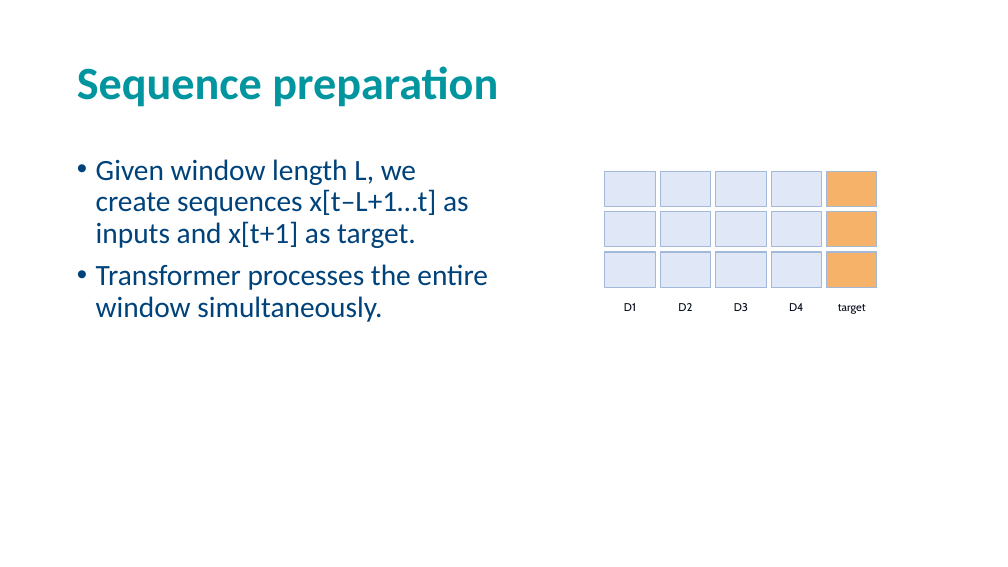
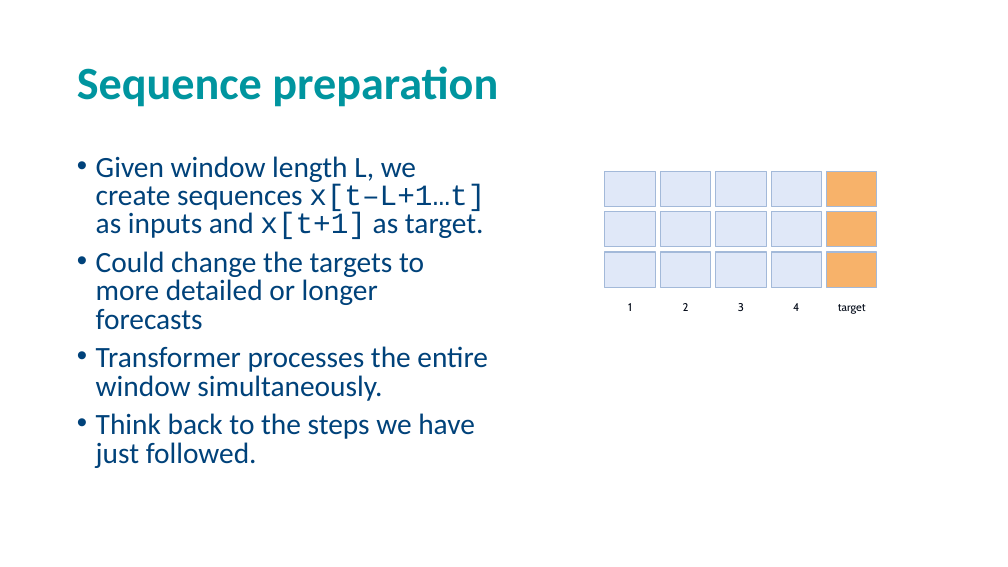
Before and after one commit to andrewcparnell/STAT41130, a slide deck: slide 11 of slides/day 3/D3C2_Transformers.pptx (slide 14 before the commit). Drawn at 1008x567 pixels with LibreOffice and Linux fonts; fonts in the diff are those of the drawing; background and template pictures are left out. Boxes give left, top, right and bottom in pixels: in the first picture for what was removed or moved away, otherwise in the second. Text is boxed around its words. In the diff, an @@ line names an element or a change of style, - is before the commit and + after.

```diff
--- a/slides/day 3/D3C2_Transformers.pptx
+++ b/slides/day 3/D3C2_Transformers.pptx
@@ text at (96, 156, 488, 401): font Calibri to Courier New in "x[t–L+1…t] x[t+1]"; line spacing 0.9 to 0.8 @@
@@ text at (96, 251, 424, 330): paragraph added @@
+• Could change the targets to more detailed or longer forecasts
@@ text at (628, 303, 632, 311): text changed @@
-D1
+1
@@ text at (683, 303, 689, 311): text changed @@
-D2
+2
@@ text at (738, 303, 744, 311): text changed @@
-D3
+3
@@ text at (793, 303, 799, 311): text changed @@
-D4
+4
@@ text at (96, 413, 475, 468): paragraph added @@
+• Think back to the steps we have just followed.
```
Also in this commit, not shown: 9 other slides changed, 4 slides added, 7 slides removed, 2 other files.
